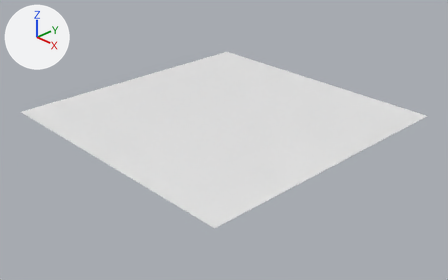
Renders of the Blender file assets/models/plane.blend from each side of a commit.
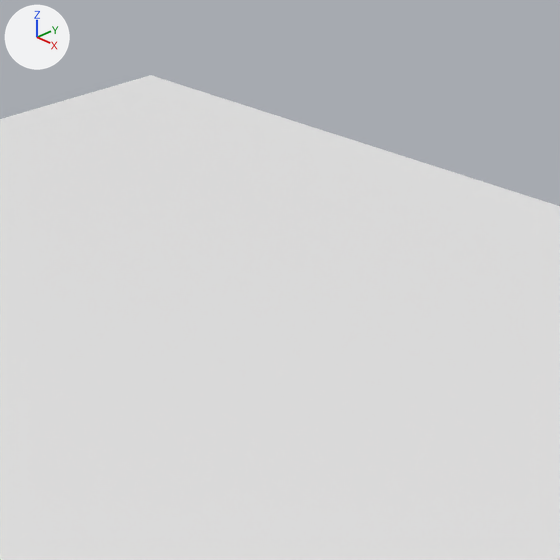
Each version appears first whole from a 50 mm camera at (2.884, -2.729, 1.712) aimed at (0.08, -0.062, -0.152), and next in a close-up on the part from 45% to 67% of the width and 14% to 50% of the height. Arrows for +X, +Y and +Z are at upper left; the lights stay in place. Materials are left out; every surface is plain grey.
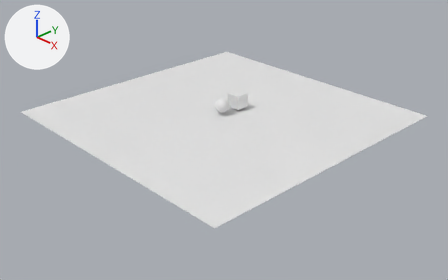
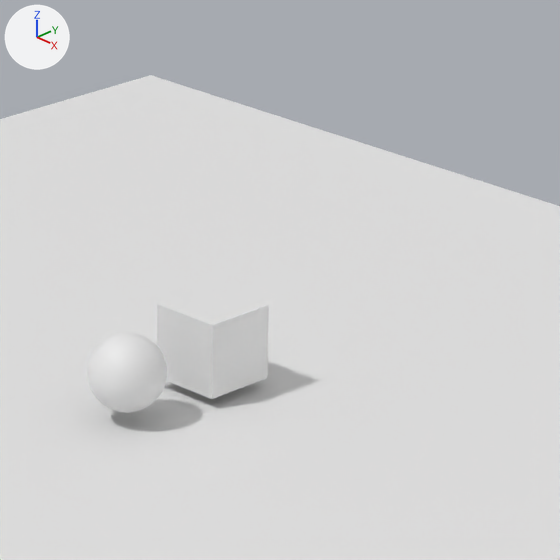
The newer file is also rescaled (x20.0), turned or shifted as a whole; pictures and numbers use the older file's frame.

What differs and where, as boxes [x1, y1, x2, y2] in the close-ups (560 x 560 px):
'Cube', added: after [157, 285, 269, 399]
'Sphere', added: after [87, 332, 167, 413]

The change, as a list of edits to the scene's bpy script:
```text
Add me_sphere:
    me_sphere.from_pydata(...)  # a UV sphere (32 segments, 16 rings, poles along z) spanning x -1.0..1.0, y -1.0..1.0, z -1.0..1.0
    me_sphere.polygons.foreach_set('use_smooth', [True] * 512)
Add me_cube:
    me_cube.from_pydata(...)  # a box spanning x -1.0..1.0, y -1.0..1.0, z -1.0..1.0
Add ob_sphere:
    ob_sphere = bpy.data.objects.new('Sphere', me_sphere)
    ob_sphere.location = (0.0, 0.0, 0.065)
    ob_sphere.scale = (0.05, 0.05, 0.05)
Add ob_cube:
    ob_cube = bpy.data.objects.new('Cube', me_cube)
    ob_cube.location = (0.0, 0.15, 0.065)
    ob_cube.scale = (0.05, 0.05, 0.05)
```
